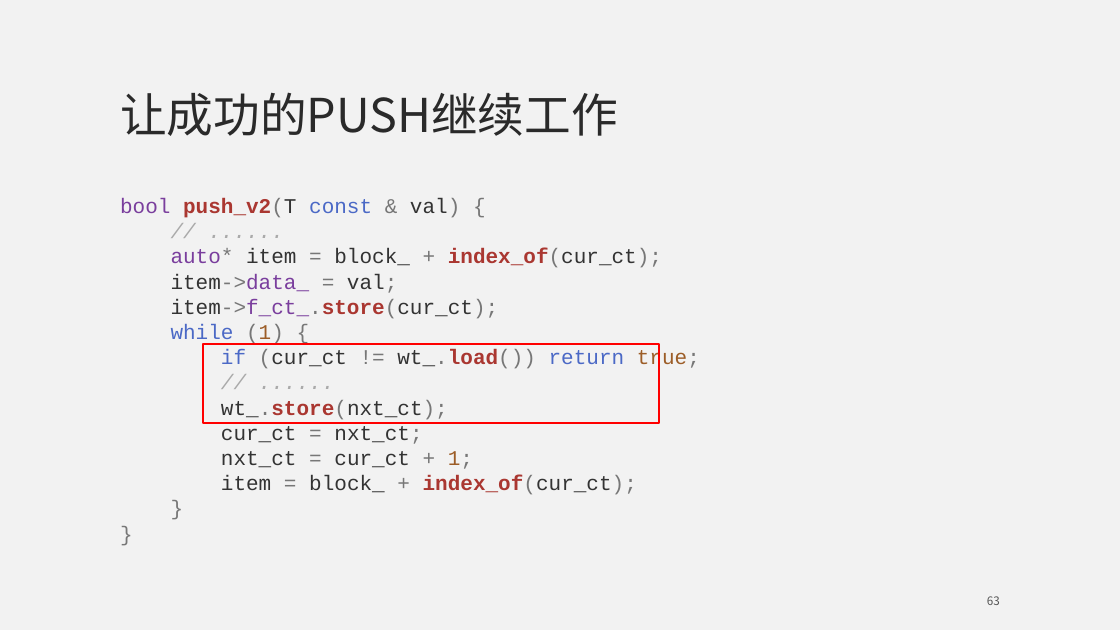
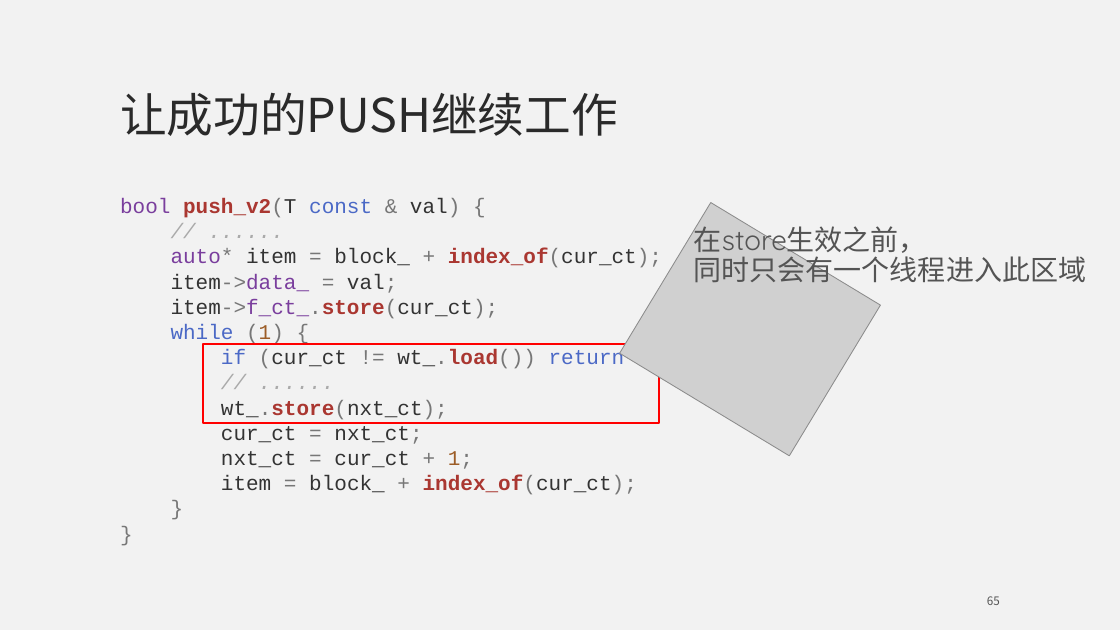
Before and after one commit to mutouyun/lock-free-queue, a slide deck: slide 65 of lock-free.pptx (slide 63 before the commit). Drawn at 1120x630 pixels with LibreOffice and Linux fonts; fonts in the diff are those of the drawing; grey boxes stand for pictures. Boxes give left, top, right and bottom in pixels: in the first picture for what was removed or moved away, otherwise in the second. Text is boxed around its words. In the diff, an @@ line names an element or a change of style, - is before the commit and + after.

```diff
--- a/lock-free.pptx
+++ b/lock-free.pptx
@@ picture added at [620,203,881,456] @@
@@ text added at [694,222,1086,288], 24 pt, text #545454 @@
+在store生效之前，
+同时只会有一个线程进入此区域
@@ page number at [987,596,1000,605]: text changed @@
-63
+65
```
Also in this commit, not shown: 17 other slides changed, 22 slides added, 3 slides removed, 2 other files.
